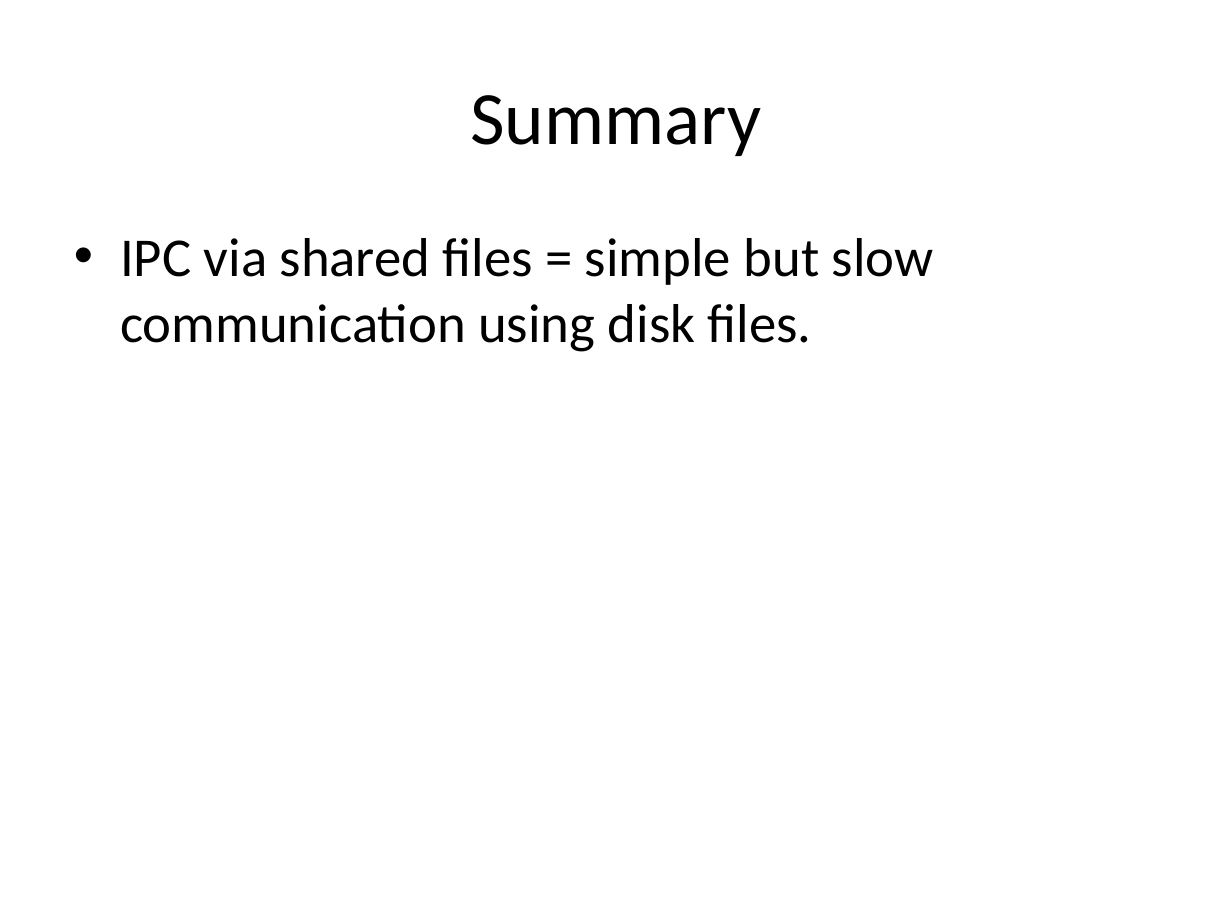
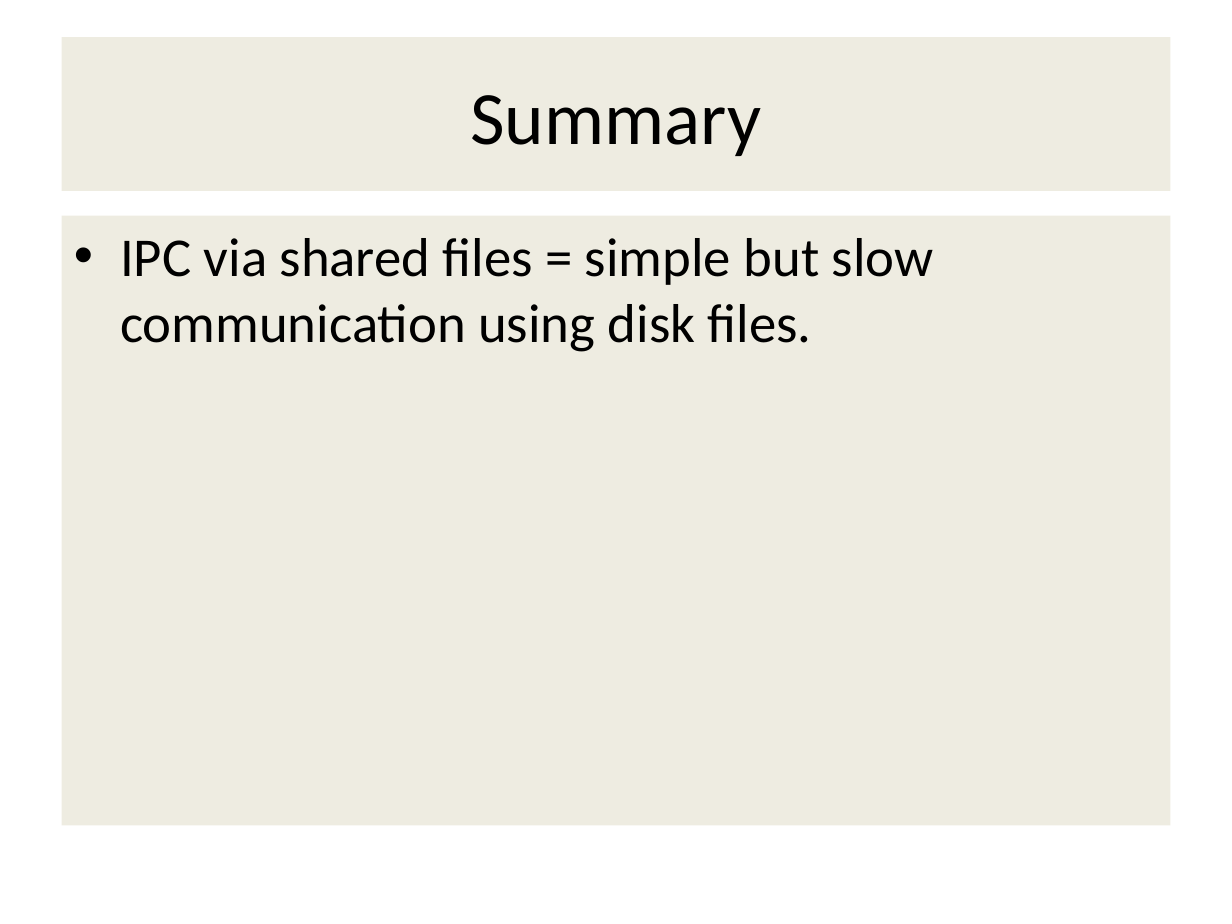
Before and after one commit to Aurshia/Inter-process-communication, a slide deck: slide 15 of IPC via shared files.pptx. Drawn at 1232x924 pixels with LibreOffice and Linux fonts; fonts in the diff are those of the drawing. Boxes give left, top, right and bottom in pixels: in the first picture for what was removed or moved away, otherwise in the second. Text is boxed around its words. In the diff, an @@ line names an element or a change of style, - is before the commit and + after.

```diff
--- a/IPC via shared files.pptx
+++ b/IPC via shared files.pptx
@@ title "Summary": place and size @@
-title "Summary" at (470, 95, 761, 156)
+title "Summary" at (62, 37, 1170, 191)
@@ title "Summary" at (62, 37, 1170, 191): fill none to #EEECE1 @@
@@ text "IPC via shared files = ...": place and size @@
-text "IPC via shared files = ..." at (120, 238, 934, 352)
+text "IPC via shared files = ..." at (62, 216, 1170, 825)
@@ text "IPC via shared files = ..." at (62, 216, 1170, 825): fill none to #EEECE1 @@
```
Also in this commit, not shown: 13 other slides changed.
